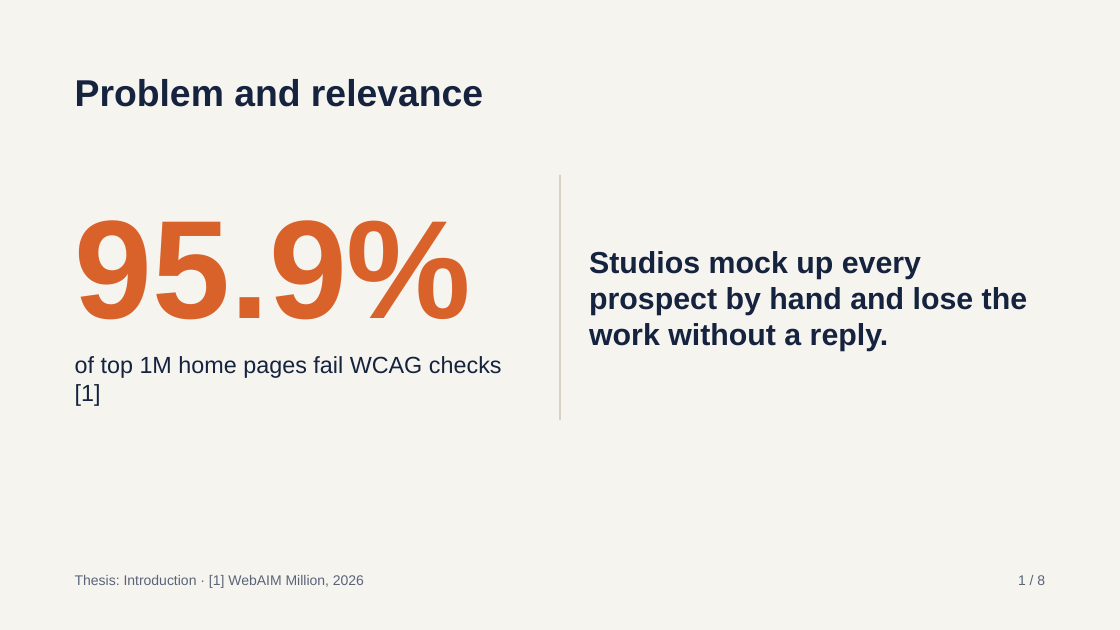
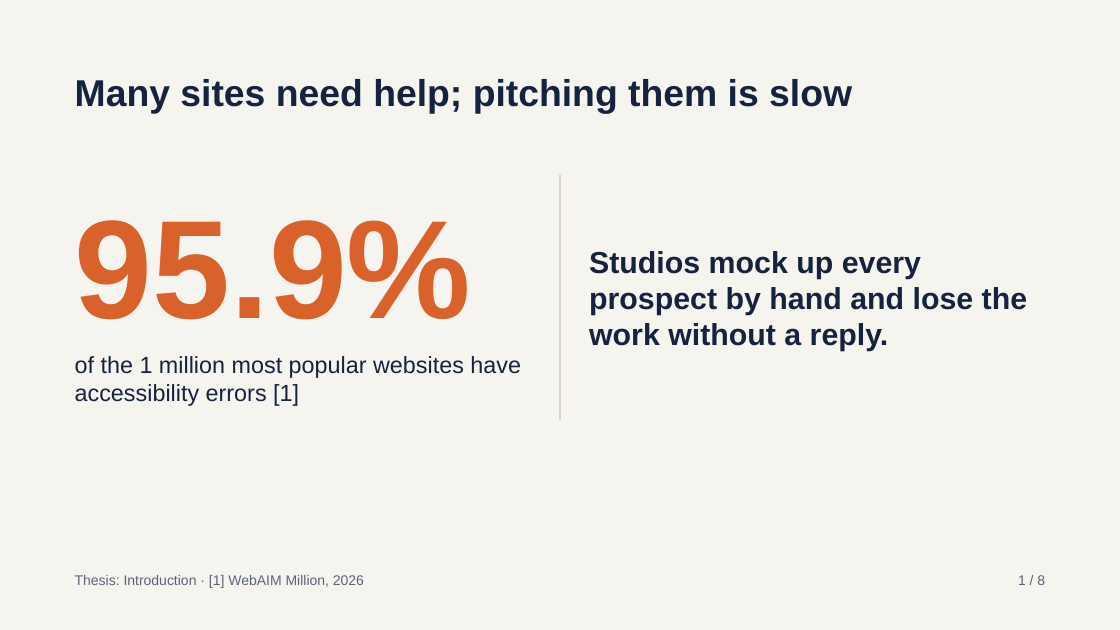
Before and after one commit to yurykurouski/revamp-docs, a slide deck: slide 2 of defence/BA_Defence_Kurouski.pptx. Drawn at 1120x630 pixels with LibreOffice and Linux fonts; fonts in the diff are those of the drawing. Boxes give left, top, right and bottom in pixels: in the first picture for what was removed or moved away, otherwise in the second. Text is boxed around its words. In the diff, an @@ line names an element or a change of style, - is before the commit and + after.

```diff
--- a/defence/BA_Defence_Kurouski.pptx
+++ b/defence/BA_Defence_Kurouski.pptx
@@ text at <box>75,79,852,114</box>: text changed @@
-Problem and relevance
+Many sites need help; pitching them is slow
@@ text at <box>75,356,521,406</box>: text changed @@
-of top 1M home pages fail WCAG checks [1]
+of the 1 million most popular websites have accessibility errors [1]
```
Also in this commit, not shown: 7 other slides changed, 3 slides added, 2 slides removed.
